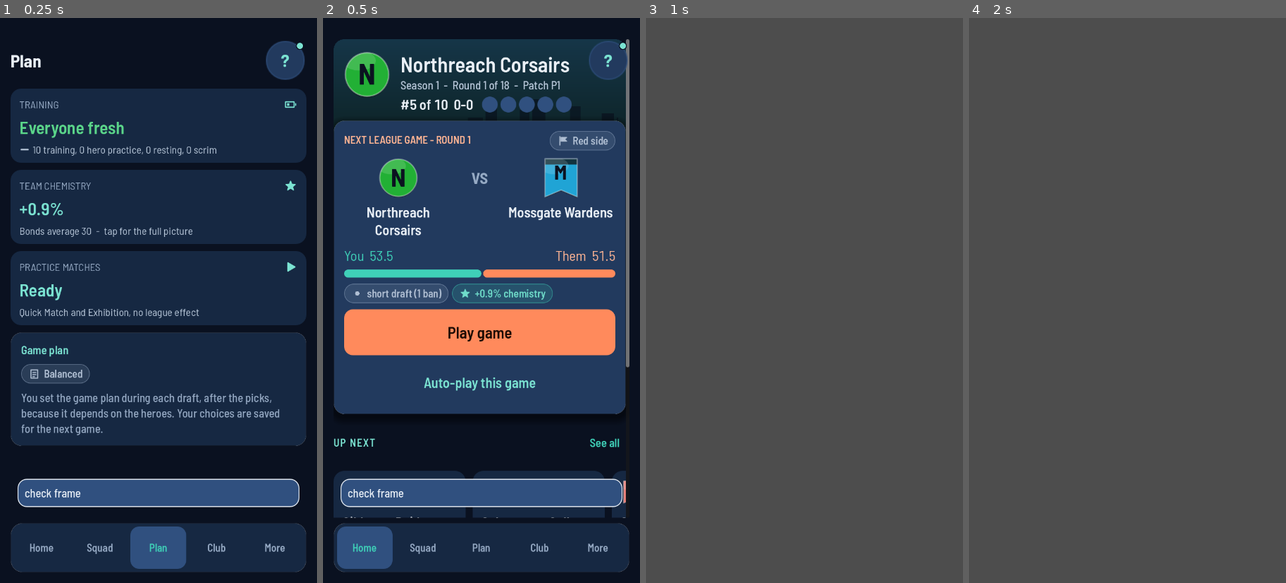
Above: before the commit, frames 1-4 (left to right).
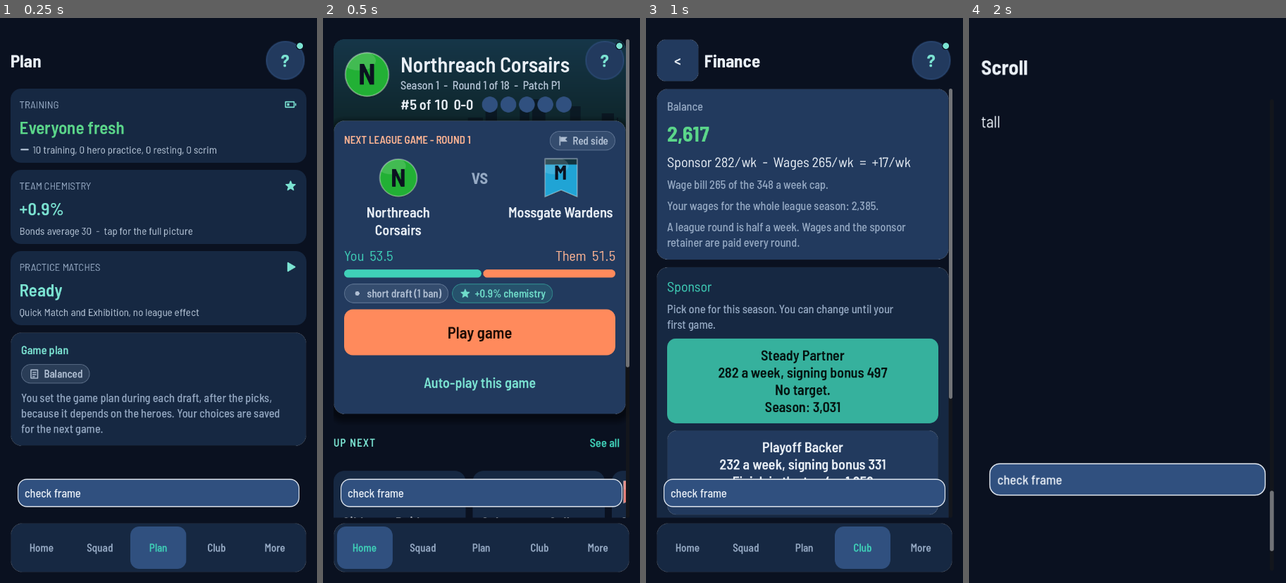
Above: after the commit, the same moments.

Repository: lowfuyi/MOBA-Manager-Dev
Game: Godot game, scene res://tests/check_frame.tscn
Two runs of this game, one before a commit and one after it. Both use one fixed random seed, a clock stepped at 60 frames per second and the inputs below. This scene is started directly instead of the project's main scene.
Inputs:
- Up to frame 1 (0.25 s): no input
- Up to frame 2 (0.5 s): no input
- Up to frame 3 (1 s): click "Home" at 0.5 s
- Up to frame 4 (2 s): click "Home" at 1.25 s

Frame 1 is identical in both runs. In frame 2, 0.2% of the frame differs, in the area x 82-96%, y 4-11%; in frame 3, 100%, in the area x 0-100%, y 0-100%; in frame 4, 100%.

Commit message:
0.9.4b: Home's "?" sits in the hero's corner and scrolls with the page (no longer floats over the game card) (producer)
Co-Authored-By: Claude Opus 5.5 <noreply@anthropic.com>

Diff:
--- a/game/src/ui/screen_hub.gd
+++ b/game/src/ui/screen_hub.gd
@@ -110,6 +110,16 @@
 	hero = HomeKit.Hero.new(me, gs.club_name(me), _when(), rank_line, last_five())
 	hero.name = "Hero"
 	body.add_child(hero)
+	# Home has no header: the "?" goes in the hero's top-right corner (kept clear for it, I-15 ruling 1) so it scrolls away with
+	# the page. Floating over the page, it covered the game card when the page scrolled.
+	if help_slot != null and help_slot.get_parent() == self:
+		remove_child(help_slot)
+		hero.add_child(help_slot)
+		help_slot.set_anchors_preset(Control.PRESET_TOP_RIGHT)
+		help_slot.offset_left = -UI.BTN_H
+		help_slot.offset_right = 0
+		help_slot.offset_top = 0
+		help_slot.offset_bottom = UI.BTN_H
 
 
 ## The raised card, pulled up over the bottom 64 px of the hero.
--- a/game/tests/check_frame.gd
+++ b/game/tests/check_frame.gd
@@ -329,10 +329,25 @@
 	App.go(ScreenHub.new())
 	await frames(3)
 	var hs: Control = cur().help_slot
-	ok(hs != null and hs.get_parent() == cur() and hs.get_child_count() == 1 and hs.get_child(0) is HelpSheet.HelpButton, v + "the Home page (no header) has the '?' in its free slot (I-22)")
-	var sr: Rect2 = cur().get_global_rect()
+	var hero: Control = cur().hero
+	ok(hs != null and hs.get_parent() == hero and hs.get_child_count() == 1 and hs.get_child(0) is HelpSheet.HelpButton, v + "the Home page (no header) has the '?' in the hero's corner, so it scrolls with the page (0.9.4b)")
+	var sr: Rect2 = hero.get_global_rect()
 	var hr: Rect2 = hs.get_global_rect()
-	ok(is_equal_approx(hr.end.x, sr.end.x) and is_equal_approx(hr.position.y, sr.position.y) and is_equal_approx(hr.size.x, 96.0) and is_equal_approx(hr.size.y, 96.0), v + "the free slot is the 96 x 96 top right corner of the page (%s in %s)" % [str(hr), str(sr)])
+	ok(is_equal_approx(hr.end.x, sr.end.x) and is_equal_approx(hr.position.y, sr.position.y) and is_equal_approx(hr.size.x, 96.0) and is_equal_approx(hr.size.y, 96.0), v + "the slot is the 96 x 96 top right corner of the hero (%s in %s)" % [str(hr), str(sr)])
+	var sc: ScrollContainer = null
+	var p: Node = hero.get_parent()
+	while p != null and sc == null:
+		if p is ScrollContainer:
+			sc = p
+		p = p.get_parent()
+	if sc != null:
+		sc.scroll_vertical = 300
+		await frames(3)
+		ok(sc.scroll_vertical > 0 and hs.get_global_rect().position.y < hr.position.y - 1.0, v + "the '?' moves up with the page when Home scrolls (%.0f -> %.0f)" % [hr.position.y, hs.get_global_rect().position.y])
+		sc.scroll_vertical = 0
+		await frames(2)
+	else:
+		ok(false, v + "Home's hero is inside a scroll area")
 	# filling the slot by hand (a page with no help id gets no "?" from setup(); I-22's real button goes in the same way)
 	var scr := Screen.new()
 	scr.setup("Slot", Callable(), true)
Not shown, changed: company/DECISIONS.md
